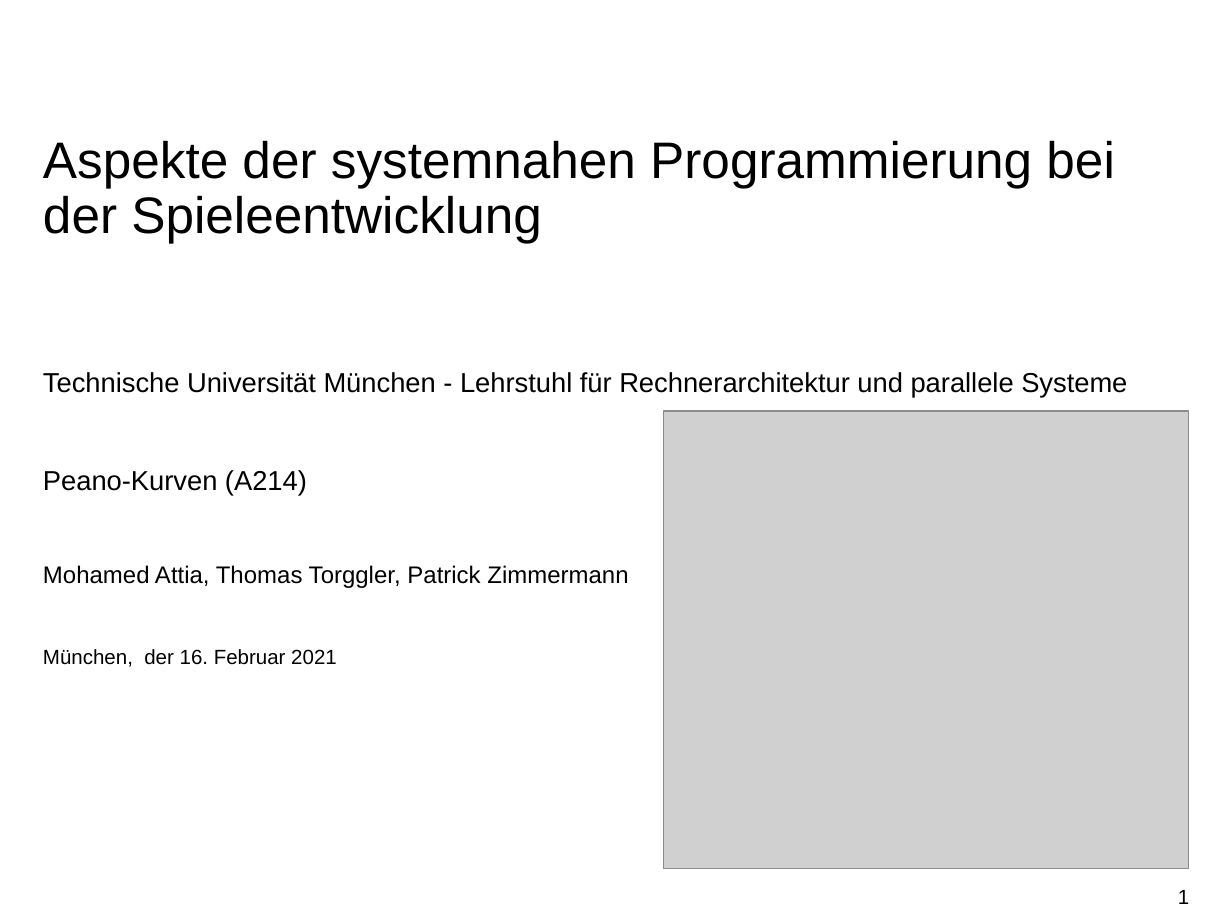
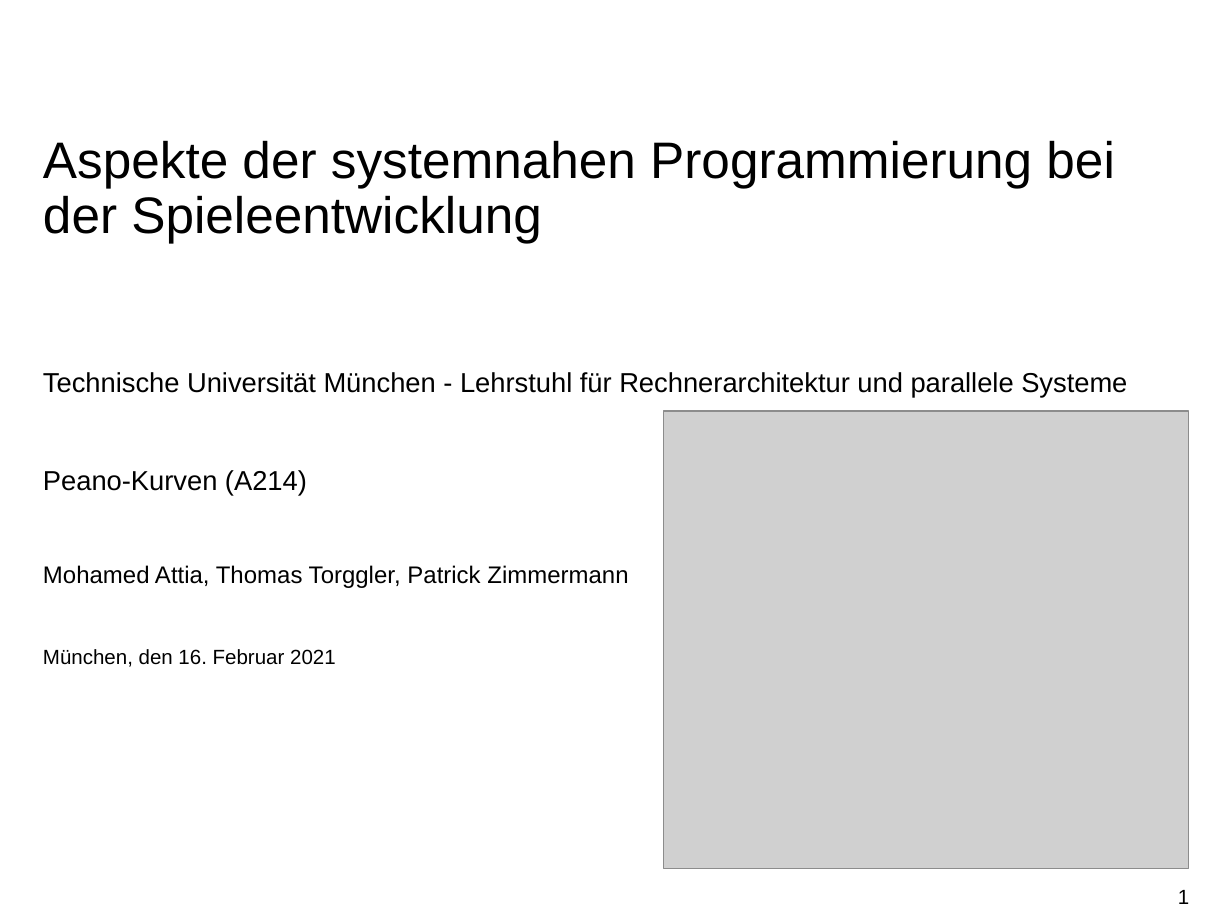
Before and after one commit to PaddlePad/ASP-Peano, a slide deck: slide 1 of Ausarbeitung/präzi.pptx. Drawn at 1232x924 pixels with LibreOffice and Linux fonts; fonts in the diff are those of the drawing; grey boxes stand for pictures; background and template pictures are left out. Boxes give left, top, right and bottom in pixels: in the first picture for what was removed or moved away, otherwise in the second. Text is boxed around its words. In the diff, an @@ line names an element or a change of style, - is before the commit and + after.

```diff
--- a/Ausarbeitung/präzi.pptx
+++ b/Ausarbeitung/präzi.pptx
@@ text at (43, 649, 336, 667): text changed @@
-München, der 16. Februar 2021
+München, den 16. Februar 2021
```
Also in this commit, not shown: 1 other slide changed, 5 slides added, 2 slides removed.
